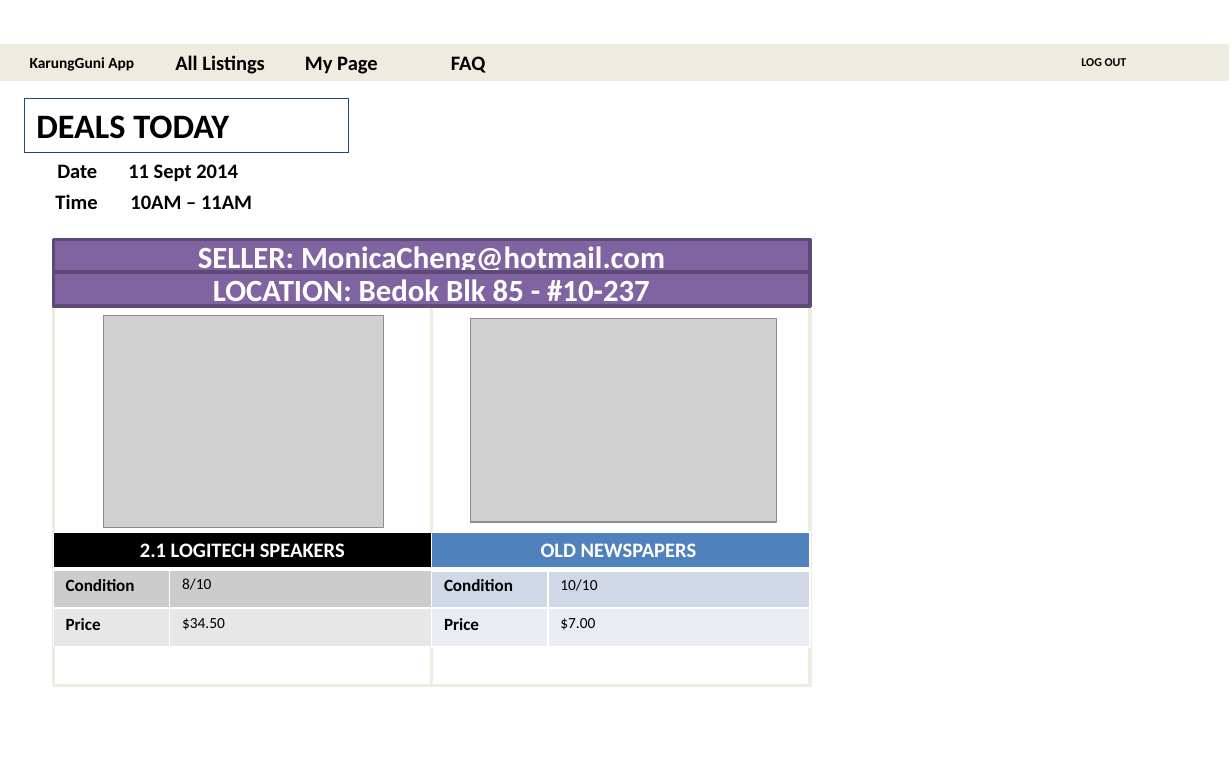
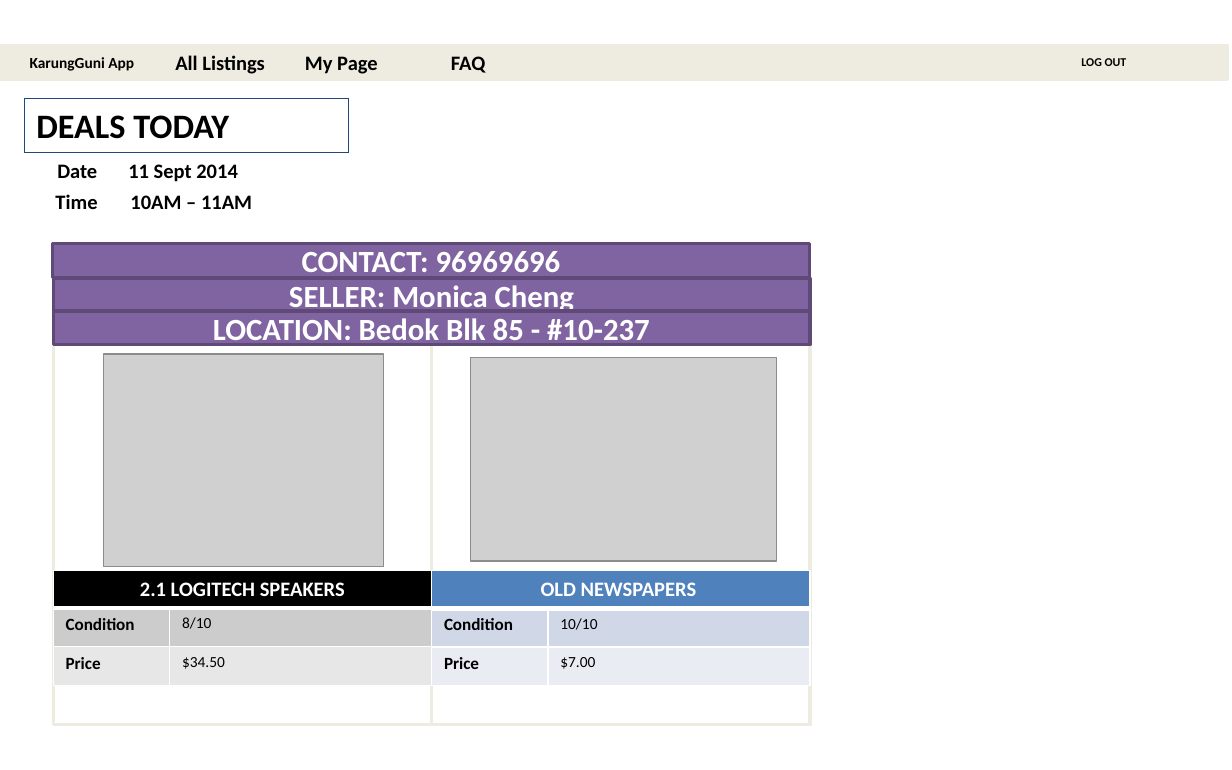
Before and after one commit to chenshiqi/IDP, a slide deck: slide 12 of Mock Up.pptx (slide 10 before the commit). Drawn at 1232x770 pixels with LibreOffice and Linux fonts; fonts in the diff are those of the drawing; grey boxes stand for pictures; background and template pictures are left out. Boxes give left, top, right and bottom in pixels: in the first picture for what was removed or moved away, otherwise in the second. Text is boxed around its words. In the diff, an @@ line names an element or a change of style, - is before the commit and + after.

```diff
--- a/Mock Up.pptx
+++ b/Mock Up.pptx
@@ rectangle added at [53, 244, 809, 277], fill #8064A2, outline #5F4A78 2 pt, 18 pt, text #FFFFFF, bold @@
+CONTACT: 96969696
@@ 2 pictures, 2 tables, 2 rectangles, 2 frames: place and size @@
-2 pictures, 2 tables, 2 rectangles, 2 frames at [53, 239, 809, 685]
+2 pictures, 2 tables, 2 rectangles, 2 frames at [53, 278, 809, 724]
@@ text in rectangle at [289, 285, 574, 313]: text changed @@
-SELLER: MonicaCheng@hotmail.com
+SELLER: Monica Cheng
```
Also in this commit, not shown: 3 other slides changed, 2 slides added, 1 slide removed.
